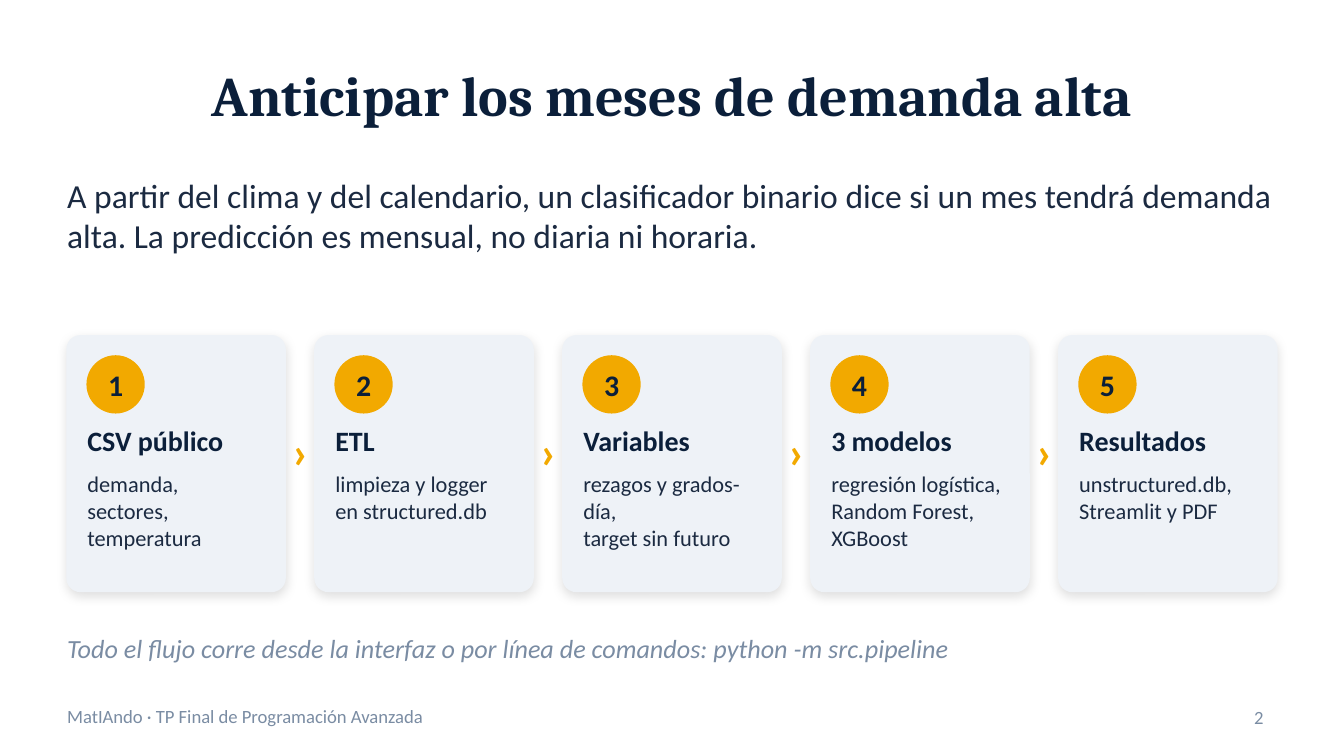
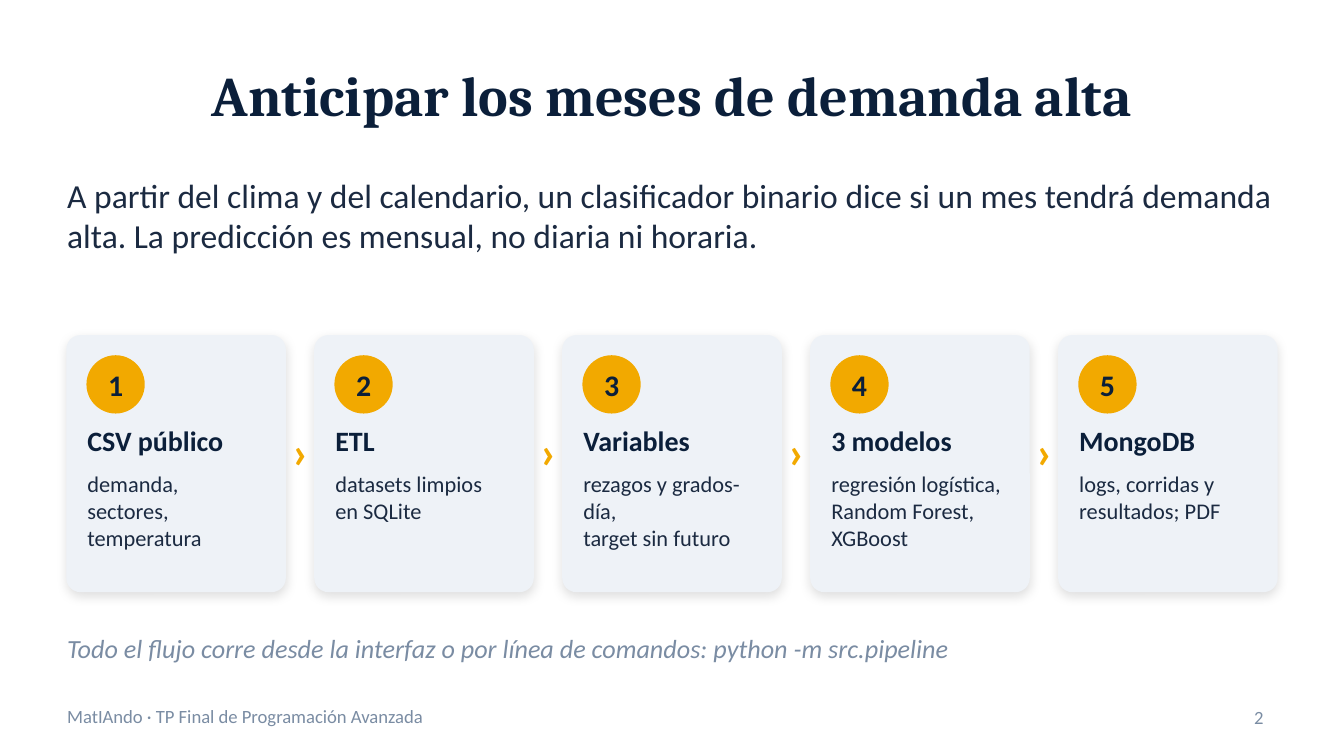
Before and after one commit to rosseab-bit/poject-emergy-demand, a slide deck: slide 2 of docs/presentacion.pptx. Drawn at 1344x756 pixels with LibreOffice and Linux fonts; fonts in the diff are those of the drawing. Boxes give left, top, right and bottom in pixels: in the first picture for what was removed or moved away, otherwise in the second. Text is boxed around its words. In the diff, an @@ line names an element or a change of style, - is before the commit and + after.

Commit message:
docs: actualiza documento, diapositivas y guion a MongoDB

```diff
--- a/docs/presentacion.pptx
+++ b/docs/presentacion.pptx
@@ text at (x1=1079, y1=433, x2=1195, y2=456): text changed @@
-Resultados
+MongoDB
@@ text at (x1=335, y1=476, x2=482, y2=522): text changed @@
-limpieza y logger
-en structured.db
+datasets limpios
+en SQLite
@@ text at (x1=1079, y1=476, x2=1221, y2=522): text changed @@
-unstructured.db,
-Streamlit y PDF
+logs, corridas y
+resultados; PDF
```
Also in this commit, not shown: 1 other slide changed, 1 slide added, 1 slide removed, 2 other files.
